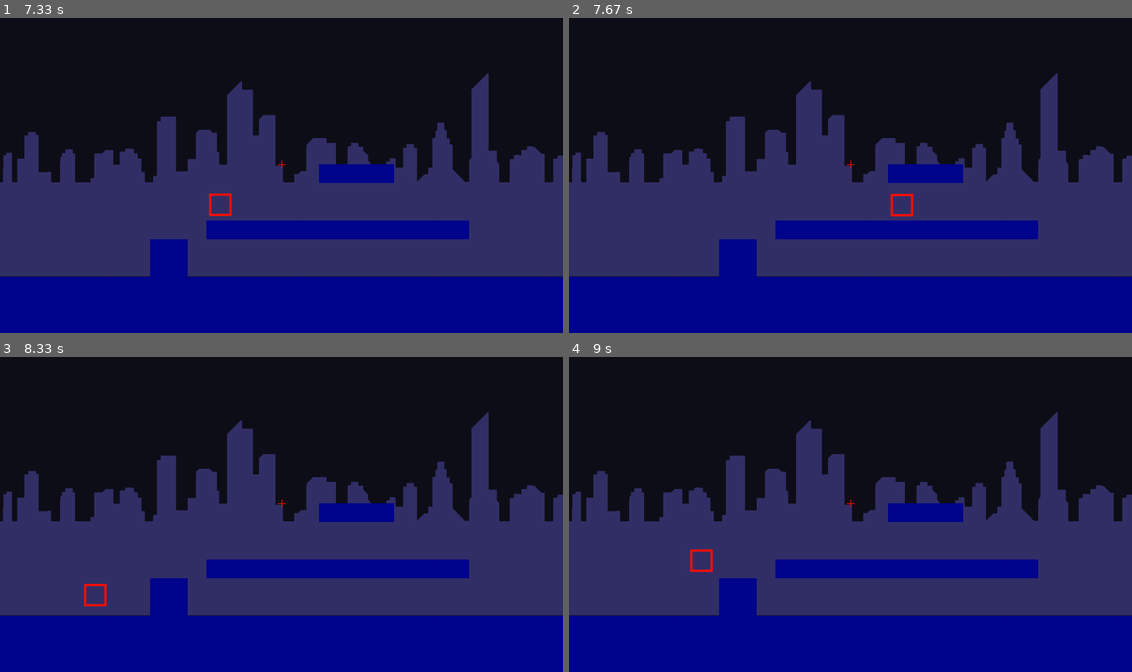
Above: before the commit, frames 1-4 (two rows, left to right).
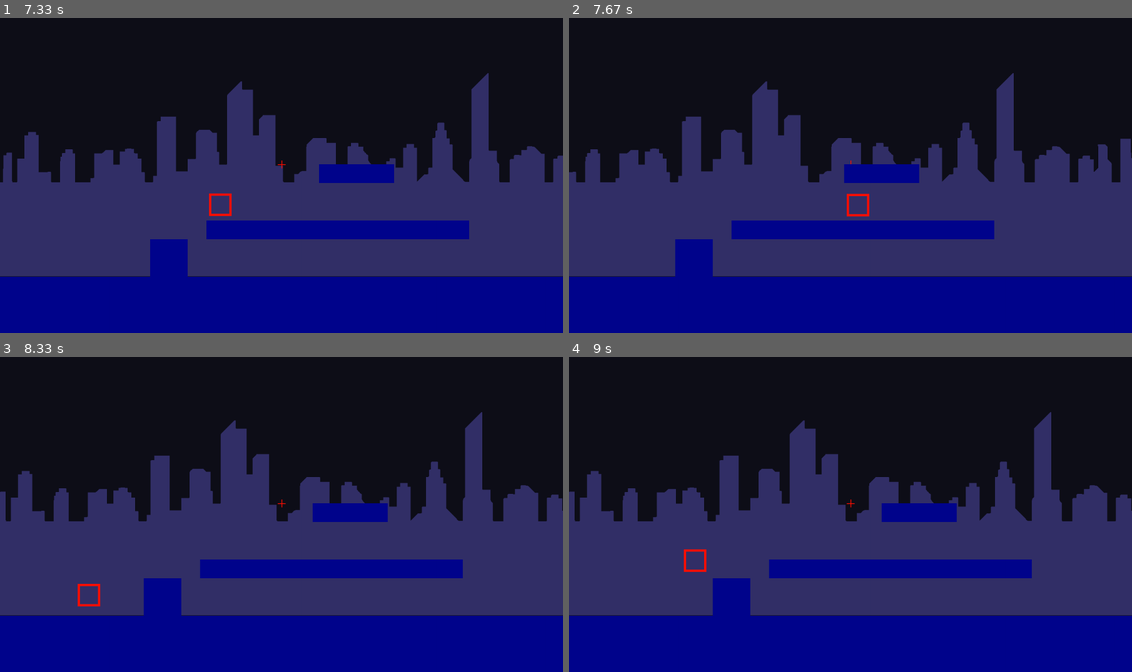
Above: after the commit, the same moments.

Repository: iliyafa/pygame-platformer-engine
Game: pygame game, started from main.py
Two runs of this game, one before a commit and one after it. Both use one fixed random seed, a clock stepped at 60 frames per second and the inputs below.
Inputs:
- Up to frame 1 (7.33 s): hold Right 0.33-0.8 s; hold Left 1.33-1.87 s; hold Right 2.33-2.97 s; hold Left 3-3.47 s; hold Right 3.5-3.97 s; hold Left 4.5-5.03 s; hold Left 5.07-5.47 s; tap Space at 5.13, 5.43, 5.57, 5.87, 6.23, 6.53, 6.73, 7.03, 7.23 s; hold Right 5.5-6.13 s; hold Left 6.17-6.63 s; hold Right 6.67-7.13 s; hold Right from 7.17 s (still down)
- Up to frame 2 (7.67 s): tap Space at 7.53 s; release Right at 7.63 s
- Up to frame 3 (8.33 s): hold Left 7.67-8.2 s; tap Space at 7.73, 8.03, 8.3 s; hold Left from 8.23 s (still down)
- Up to frame 4 (9 s): tap Space at 8.6, 8.73 s; release Left at 8.63 s; hold Right from 8.67 s (still down)

Frame 1 is identical in both runs. In frame 2, 12% of the frame differs, in the area x 0-100%, y 17-83%; in frame 3, 5.7%; in frame 4, 5.7%.

Commit message:
Camera follows player

Diff:
--- a/camera.py
+++ b/camera.py
@@ -67,11 +67,13 @@
 
     def pan(self, movement_vector):
         assert isinstance(movement_vector, Vector)
-        self._position += movement_vector
+        self._position -= movement_vector
 
-    def update(self):
+    def update(self, dt, player):
         keys = pygame.key.get_pressed()
-        if keys[pygame.K_a] and self.x < 0:
-            self.pan(Vector(CAMERA_STEP, 0))
-        if keys[pygame.K_d]:
-            self.pan(Vector(-CAMERA_STEP, 0))
+        if player.x > self.center.x:
+            self.pan(Vector(player.velocity.x*dt, 0))
+        # if keys[pygame.K_a]:
+        #     self.pan(Vector(-CAMERA_STEP, 0))
+        # if keys[pygame.K_d]:
+        #     self.pan(Vector(CAMERA_STEP, 0))
--- a/main.py
+++ b/main.py
@@ -239,7 +239,7 @@
     window.fill((15,15,25))
     window.blit(bg, (CAMERA.x, 750-bg.get_height()))
 
-    CAMERA.update()
+    CAMERA.update(dt, player)
     CAMERA.display()
 
     # for obj in GAME_OBJECTS:
